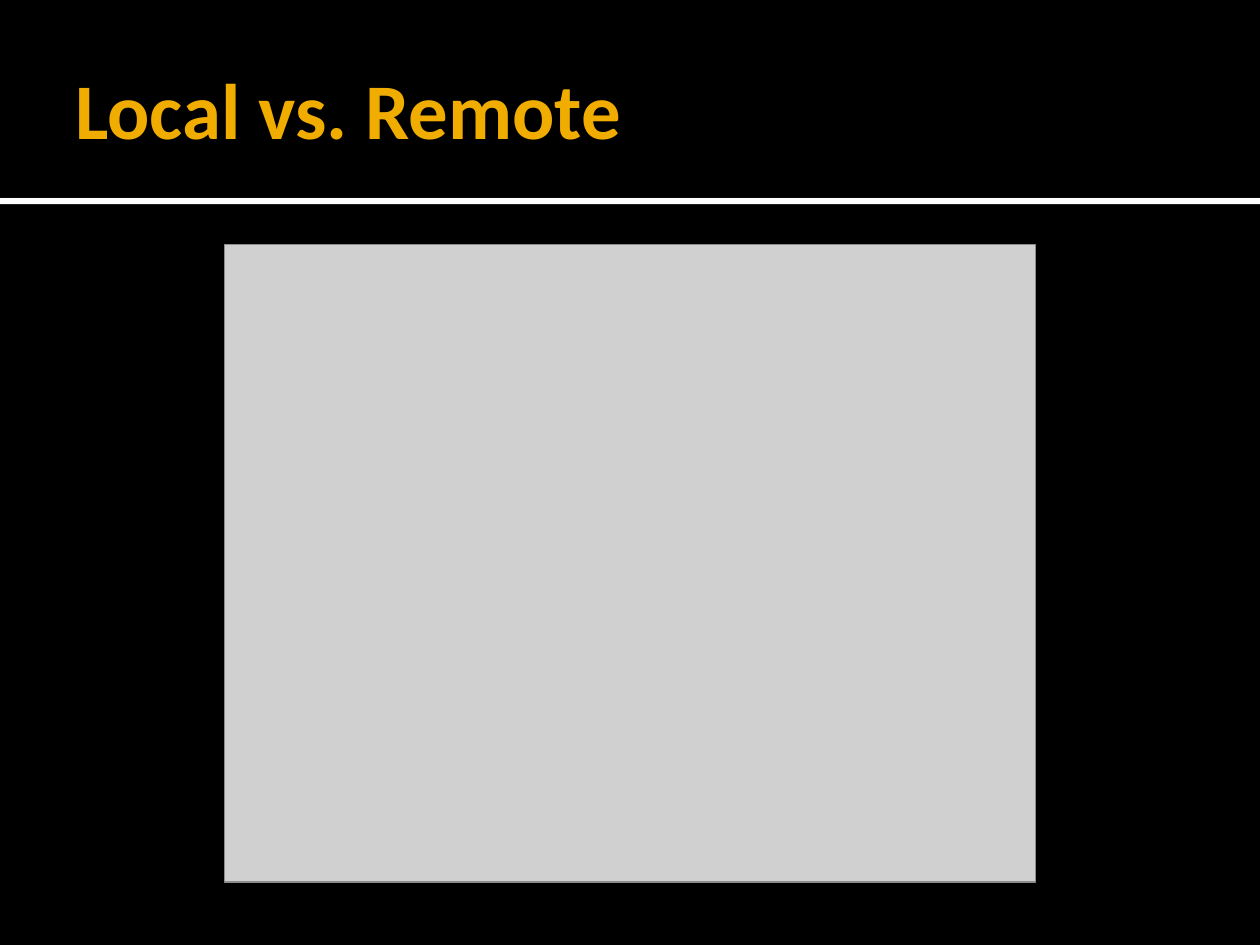
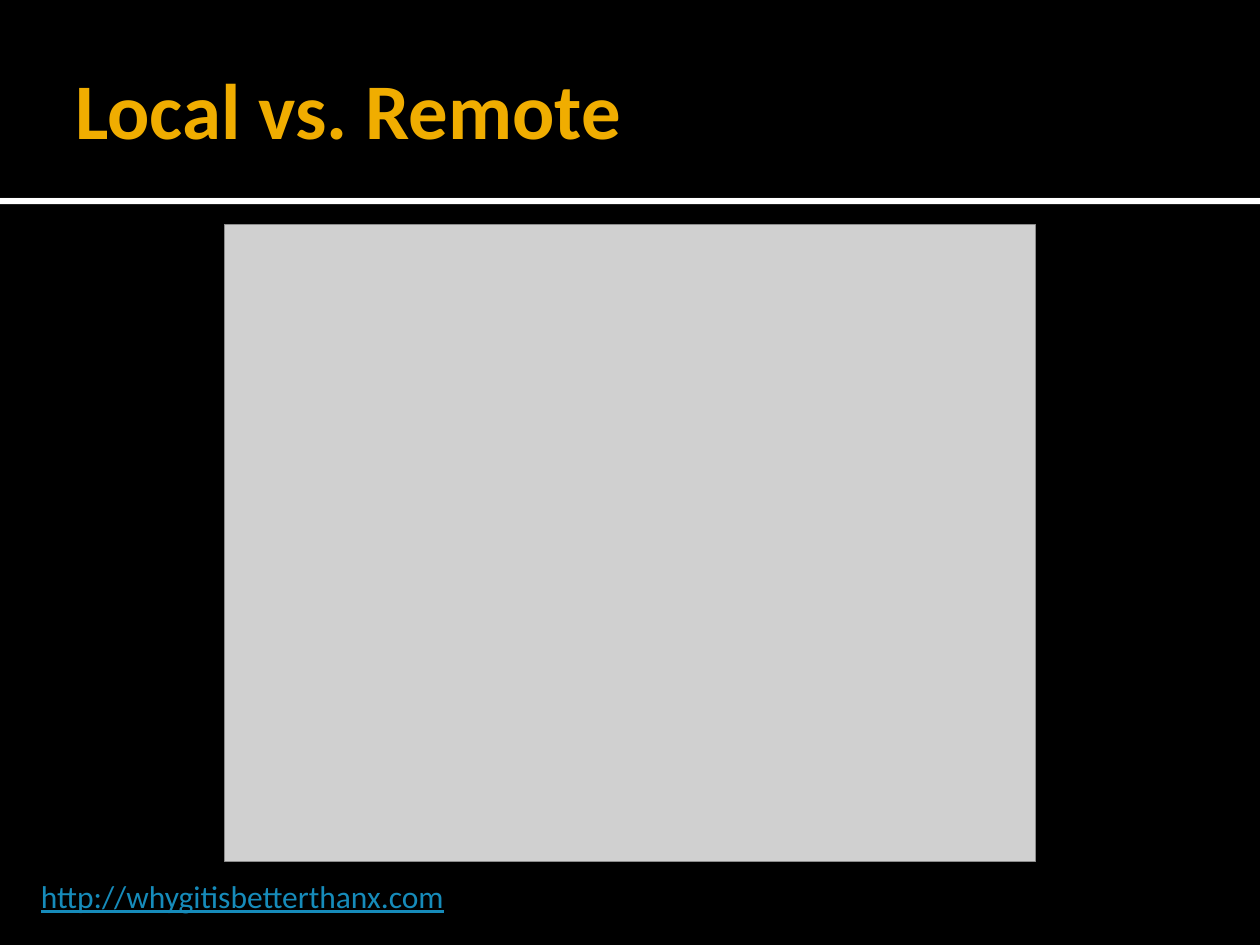
Before and after one commit to forki/GitTalk, a slide deck: slide 42 of GitTalk.pptx (slide 39 before the commit). Drawn at 1260x945 pixels with LibreOffice and Linux fonts; fonts in the diff are those of the drawing; grey boxes stand for pictures. Boxes give left, top, right and bottom in pixels: in the first picture for what was removed or moved away, otherwise in the second. Text is boxed around its words. In the diff, an @@ line names an element or a change of style, - is before the commit and + after.

```diff
--- a/GitTalk.pptx
+++ b/GitTalk.pptx
@@ picture: place and size @@
-picture at box(224, 244, 1034, 882)
+picture at box(224, 224, 1034, 862)
@@ text added at box(41, 886, 444, 914), 18 pt, text #168BBA, underline @@
+http://whygitisbetterthanx.com
```
Also in this commit, not shown: 3 slides added, 3 other files.
